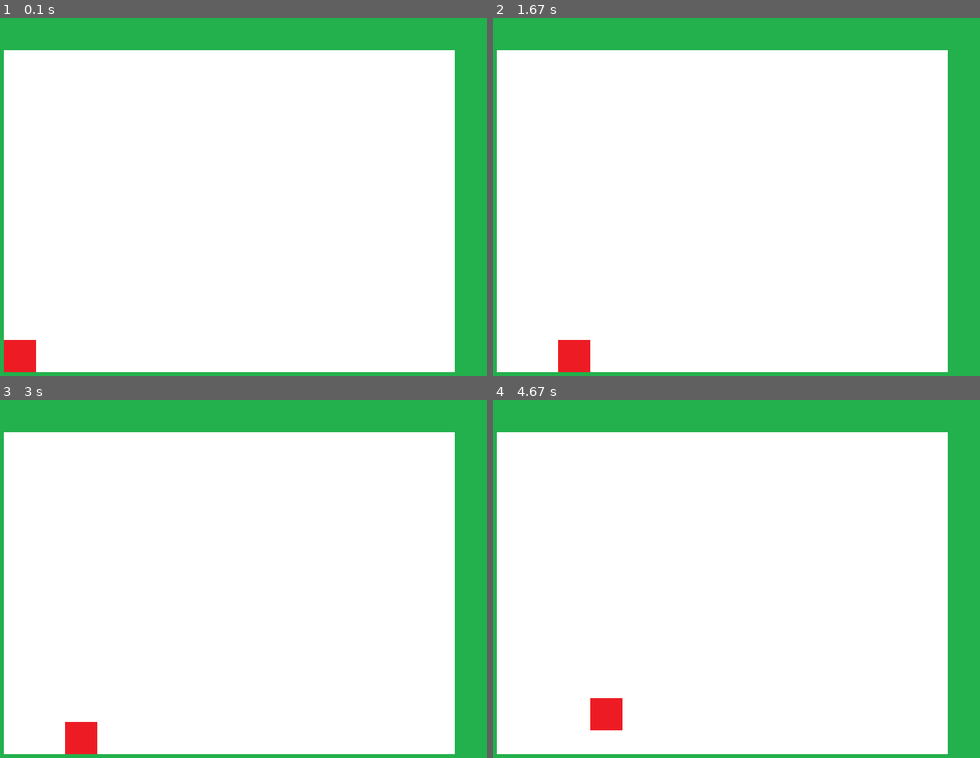
Above: before the commit, frames 1-4 (two rows, left to right).
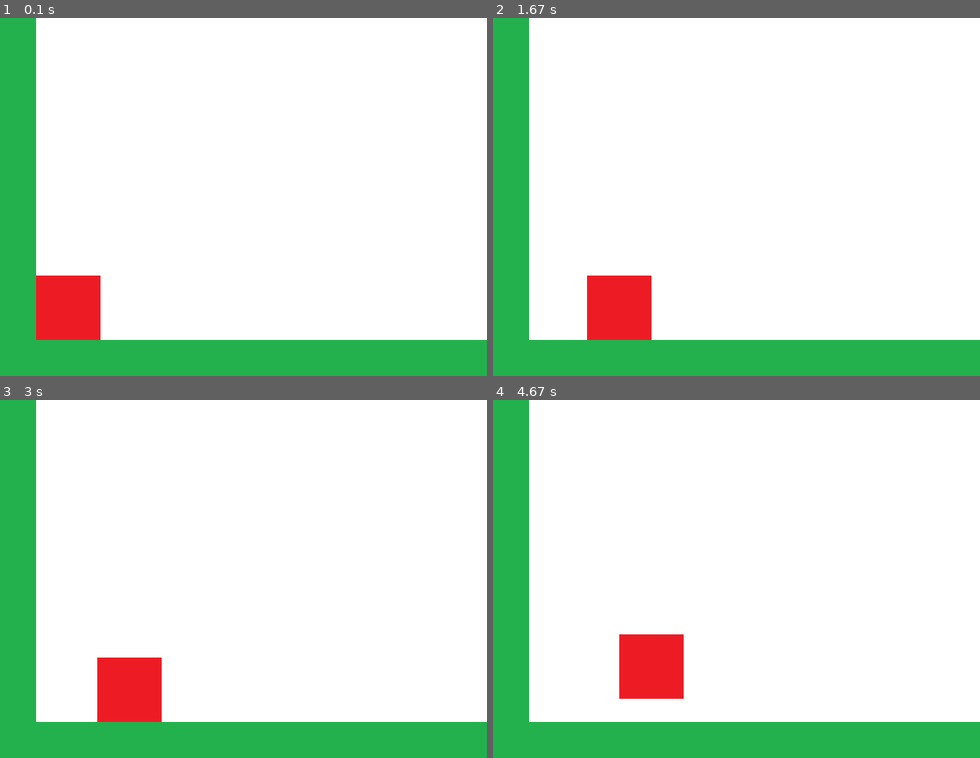
Above: after the commit, the same moments.

Repository: qwatro2/yandex_pygame_project
Game: pygame game, started from main.py
Same seed, same stepped clock (60 frames per second), same inputs: the game is played once before the commit and once after it.
Inputs:
- Up to frame 1 (0.1 s): no input
- Up to frame 2 (1.67 s): hold Right 0.33-0.8 s; hold Right 0.83-1.3 s; tap Space at 0.9, 1.2, 1.4 s; hold Left from 1.33 s (still down)
- Up to frame 3 (3 s): tap Space at 1.7, 1.97, 2.27, 2.4, 2.7 s; release Left at 1.87 s; hold Left 1.9-2.3 s; hold Right 2.33-2.97 s
- Up to frame 4 (4.67 s): hold Left 3-3.47 s; tap Space at 3.07, 3.37, 3.57, 3.87, 4.07, 4.37, 4.57 s; hold Right 3.5-3.97 s; hold Right 4-4.47 s; hold Left from 4.5 s (still down)

The runs differ from the first frame. In frame 1, 30% of the frame differs, in the area x 0-100%, y 0-99%; in frame 2, 30%; in frame 3, 30%; in frame 4, 30%.

Commit message:
Добавил камеру

Diff:
--- a/classes.py
+++ b/classes.py
@@ -83,3 +83,15 @@
                 if vy < 0:
                     self.rect.top = tile.get_rect().bottom
                     self.vy = 0
+
+
+class Camera:
+    def __init__(self, camera_func, width, height):
+        self.camera_func = camera_func
+        self.state = pygame.Rect(0, 0, width, height)
+
+    def apply(self, target):
+        return target.rect.move(self.state.topleft)
+
+    def update(self, target):
+        self.state = self.camera_func(self.state, target.rect)
--- a/constants.py
+++ b/constants.py
@@ -6,8 +6,8 @@
 HEIGHT = 600
 
 # размеры тайла
-TILE_WIDTH = 50
-TILE_HEIGHT = 50
+TILE_WIDTH = 100
+TILE_HEIGHT = 100
 
 # физика
 GRAVITY = 0.35
--- a/main.py
+++ b/main.py
@@ -25,6 +25,10 @@
     level_map = first_state_funcs.load_level('test_level.txt')
     player, level_width, level_height = second_state_funcs.generate_level(level_map, tile_group, player_group,
                                                                           all_sprites)
+
+    # добавляем камеру
+    camera = classes.Camera(second_state_funcs.camera_configure, (level_width + 1) * constants.TILE_WIDTH,
+                            (level_height + 1) * constants.TILE_HEIGHT)
 
     # игровой цикл
     while game_loop:
@@ -62,7 +66,11 @@
 
         # отрисовка всех спрайтов
         screen.fill('white')
-        all_sprites.draw(screen)
+        # all_sprites.draw(screen)
+        camera.update(player)
+        for sprite in all_sprites:
+            screen.blit(sprite.image, camera.apply(sprite))
+        pygame.display.update()
 
         clock.tick(constants.FPS)
         pygame.display.flip()
--- a/second_state_funcs.py
+++ b/second_state_funcs.py
@@ -14,7 +14,7 @@
     :return: экземпляр класса classes.Player, ширину и высоту уровня
     '''
 
-    new_player = None
+    new_player, x, y = [None] * 3
 
     # циклом проходимся по всем элементам карты, создавая спрайты
     for y in range(len(level_map)):
@@ -34,3 +34,16 @@
                                             all_sprites)
 
     return new_player, x, y
+
+
+def camera_configure(camera, target_rect) -> pygame.Rect:
+    left, top, _, _ = target_rect
+    _, _, w, h = camera
+    left, top = -left + constants.WIDTH // 2, -top + constants.HEIGHT // 2
+
+    left = min(0, left)  # камера не движется дальше левой границы
+    left = max(-(camera.width - constants.WIDTH), left)  # камера не движется дальше правой границы
+    top = max(-(camera.height - constants.HEIGHT), top)  # камера не движется дальше нижней границы
+    top = min(0, top)  # камера не движется дальше верхней границы
+
+    return pygame.Rect(left, top, w, h)
